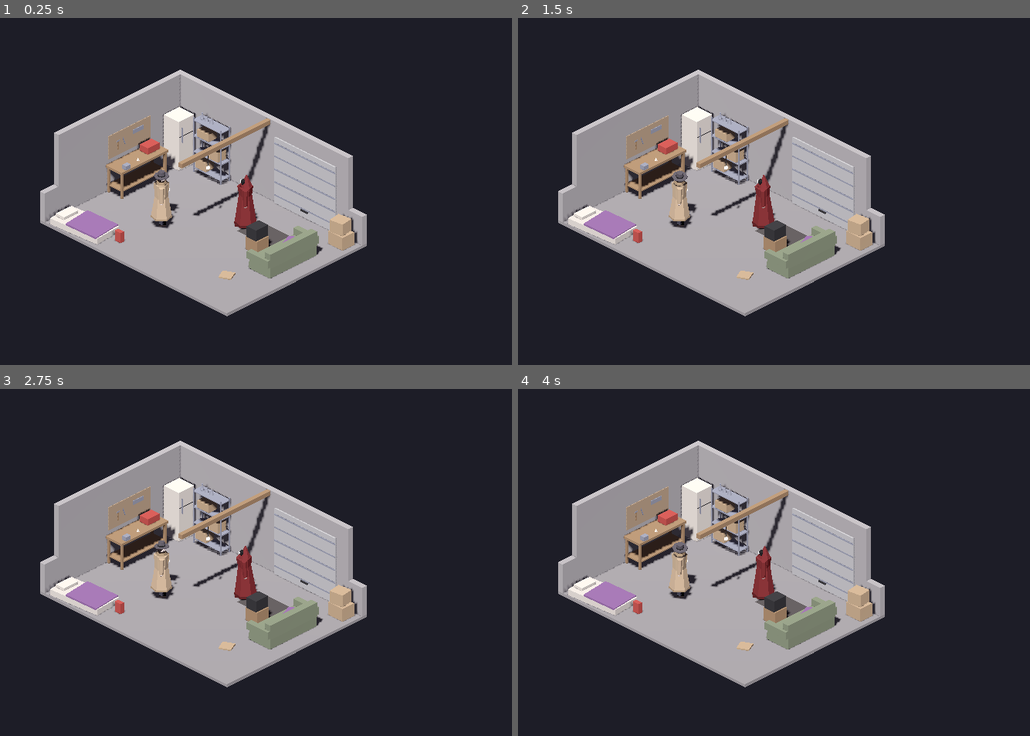
Above: before the commit, frames 1-4 (two rows, left to right).
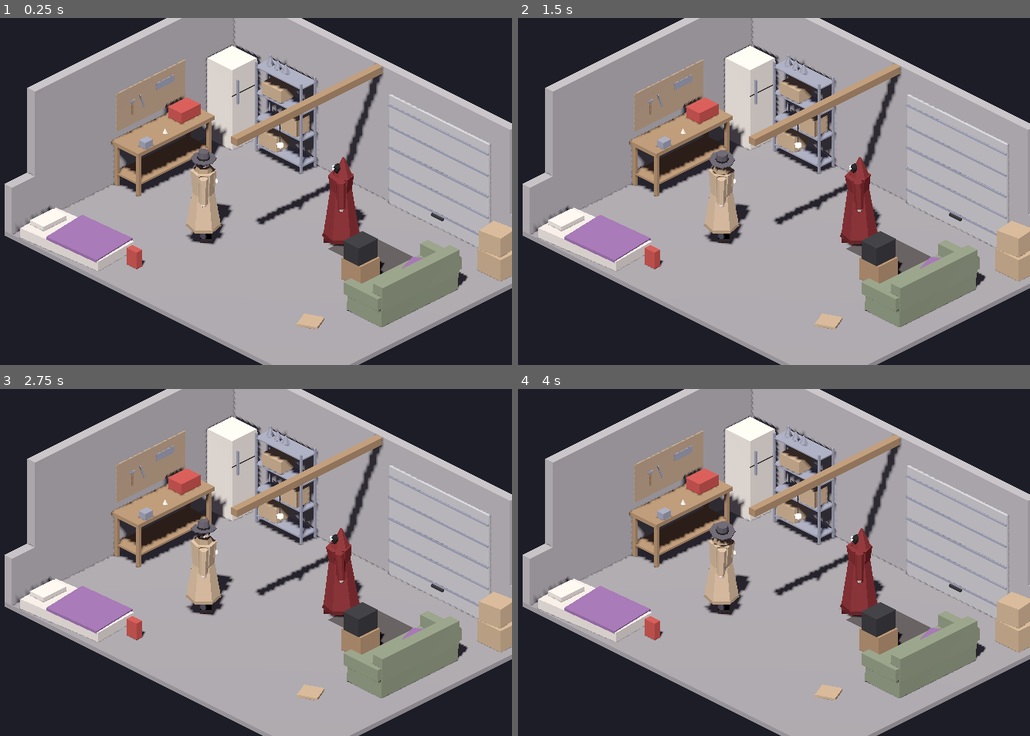
Above: after the commit, the same moments.

Repository: klhall1987/eldritch-tactics
Game: Godot game, scene res://scenes/main.tscn
Two runs of this game, one before a commit and one after it. Both use one fixed random seed, a clock stepped at 60 frames per second and the inputs below.
Inputs (mouse positions are in pixels of both pictures, inside the frame that each line leads up to):
- Up to frame 1 (0.25 s): no input
- Up to frame 2 (1.5 s): tap Enter at 0.5 s; move the mouse to (855, 174) at 0.52 s; hold Shift 0.53-1.25 s; click (855, 174) at 0.67 s; drag from (599, 208) to (692, 260) at 1.27 s
- Up to frame 3 (2.75 s): tap Space at 2 s; move the mouse to (266, 486) at 2.02 s; tap Ctrl at 2.1 s; click (266, 486) at 2.17 s
- Up to frame 4 (4 s): drag from (692, 631) to (538, 510) at 2.77 s; move the mouse to (907, 614) at 3.52 s; tap Alt at 3.6 s; click (907, 614) at 3.67 s

The runs differ from the first frame. In frame 1, 60% of the frame differs, in the area x 0-100%, y 0-100%; in frame 2, 60%; in frame 3, 60%; in frame 4, 60%.

Commit message:
Add camera focus.

Diff:
--- a/scenes/main.tscn
+++ b/scenes/main.tscn
@@ -1,9 +1,10 @@
-[gd_scene load_steps=7 format=3]
+[gd_scene load_steps=8 format=3]
 
 [ext_resource type="Script" uid="uid://ce8drhw0bhpsw" path="res://scripts/main.gd" id="1_main"]
 [ext_resource type="PackedScene" uid="uid://bm2hphniofr4q" path="res://assets/models/environments/garage.glb" id="2_garage"]
 [ext_resource type="PackedScene" uid="uid://hbjm6etvce02" path="res://assets/models/characters/detective.glb" id="3_detective"]
 [ext_resource type="PackedScene" uid="uid://c5mx8nhifwxod" path="res://assets/models/characters/cultist.glb" id="4_cultist"]
+[ext_resource type="Script" path="res://scripts/follow_camera.gd" id="5_follow"]
 
 [sub_resource type="Environment" id="Environment_garage"]
 background_mode = 1
@@ -33,8 +34,10 @@
 shadow_enabled = true
 
 [node name="Camera3D" type="Camera3D" parent="."]
-transform = Transform3D(0.707107, -0.353553, 0.612372, 0, 0.866025, 0.5, -0.707107, -0.353553, 0.612372, 12.2474, 11.4, 12.2474)
+transform = Transform3D(0.707107, -0.353553, 0.612372, 0, 0.866025, 0.5, -0.707107, -0.353553, 0.612372, 11.0474, 11, 12.8474)
 projection = 1
 current = true
-size = 10.5
+size = 6.4
 far = 100.0
+script = ExtResource("5_follow")
+target_path = NodePath("../Detective")
--- /dev/null
+++ b/scripts/follow_camera.gd
@@ -0,0 +1,31 @@
+extends Camera3D
+## Keeps a target centred on screen, keeping the camera's angle and zoom: the camera moves so it
+## looks straight at a point `target_height` above the target's origin, every physics tick and
+## every frame, so the view is never a step behind the target.
+
+## The node to follow.
+@export var target_path: NodePath
+## How far above the target's origin to centre on (about the middle of a character).
+@export var target_height := 1.0
+## How far back along its view direction the camera sits from that point.
+@export var distance := 20.0
+
+
+func _ready() -> void:
+	_follow()
+
+
+func _physics_process(_delta: float) -> void:
+	_follow()
+
+
+func _process(_delta: float) -> void:
+	_follow()
+
+
+func _follow() -> void:
+	var target := get_node_or_null(target_path) as Node3D
+	if target == null:
+		return
+	var focus := target.global_position + Vector3.UP * target_height
+	global_position = focus + global_transform.basis.z.normalized() * distance
--- a/tests/unit/test_camera_follows_detective.gd
+++ b/tests/unit/test_camera_follows_detective.gd
@@ -4,7 +4,7 @@
 
 const ANGLE_TOLERANCE := 1.0  # degrees
 const CENTRE_TOLERANCE := 0.05  # fraction of the viewport's size
-const MAX_SIZE := 6.5  # metres
+const MAX_SIZE := 4.0  # metres
 
 
 # Instantiates the main scene into the tree, or returns null (after failing the test).
@@ -16,6 +16,23 @@
 		return null
 	var main := packed.instantiate()
 	add_child_autofree(main)
+	return main as Node3D
+
+
+# Instantiates the main scene inside a viewport the size of the project's default window, so
+# "in view" is judged at the game's real size rather than the tiny headless test viewport.
+func _main_in_game_window() -> Node3D:
+	var path: String = ProjectSettings.get_setting("application/run/main_scene")
+	var packed: PackedScene = load(path)
+	assert_not_null(packed, "the main scene (%s) loads" % path)
+	if packed == null:
+		return null
+	var window := SubViewport.new()
+	window.size = Vector2i(ProjectSettings.get_setting("display/window/size/viewport_width"),
+		ProjectSettings.get_setting("display/window/size/viewport_height"))
+	add_child_autofree(window)
+	var main := packed.instantiate()
+	window.add_child(main)
 	return main as Node3D
 
 
@@ -43,7 +60,7 @@
 
 # Given the main scene, when the camera is inspected, then it is still the current orthographic
 # camera at the isometric angle (30 degrees down, 45 degrees around), and its orthographic size is
-# at most 6.5 m (zoomed in from the current 10.5 m).
+# at most 4 m (zoomed in from the original 10.5 m).
 func test_camera_is_zoomed_in_at_the_isometric_angle():
 	var main := _main()
 	if main == null:
@@ -104,9 +121,10 @@
 
 
 # Given the main scene has run its first frame, when the detective's and the cultist's feet and
-# heads are tested against the camera, then all four points are inside its view.
+# heads are tested against the camera, in a viewport of the default window size, then all four
+# points are inside its view.
 func test_camera_sees_both_characters_after_first_frame():
-	var main := _main()
+	var main := _main_in_game_window()
 	if main == null:
 		return
 	await wait_frames(1)
--- a/tests/unit/test_characters_in_garage.gd
+++ b/tests/unit/test_characters_in_garage.gd
@@ -16,6 +16,23 @@
 		return null
 	var main := packed.instantiate()
 	add_child_autofree(main)
+	return main as Node3D
+
+
+# Instantiates the main scene inside a viewport the size of the project's default window, so
+# "in view" is judged at the game's real size rather than the tiny headless test viewport.
+func _main_in_game_window() -> Node3D:
+	var path: String = ProjectSettings.get_setting("application/run/main_scene")
+	var packed: PackedScene = load(path)
+	assert_not_null(packed, "the main scene (%s) loads" % path)
+	if packed == null:
+		return null
+	var window := SubViewport.new()
+	window.size = Vector2i(ProjectSettings.get_setting("display/window/size/viewport_width"),
+		ProjectSettings.get_setting("display/window/size/viewport_height"))
+	add_child_autofree(window)
+	var main := packed.instantiate()
+	window.add_child(main)
 	return main as Node3D
 
 
@@ -148,8 +165,9 @@
 
 # Given the main scene running in the default window size, when each character's feet and head
 # are tested against the camera, then both points are inside the camera's view.
+# (Measured in a viewport of the default window size; changed by ticket #14.)
 func test_camera_sees_both_characters():
-	var main := _main()
+	var main := _main_in_game_window()
 	if main == null:
 		return
 	var characters := _characters(main)
Not shown, added: scripts/follow_camera.gd.uid
